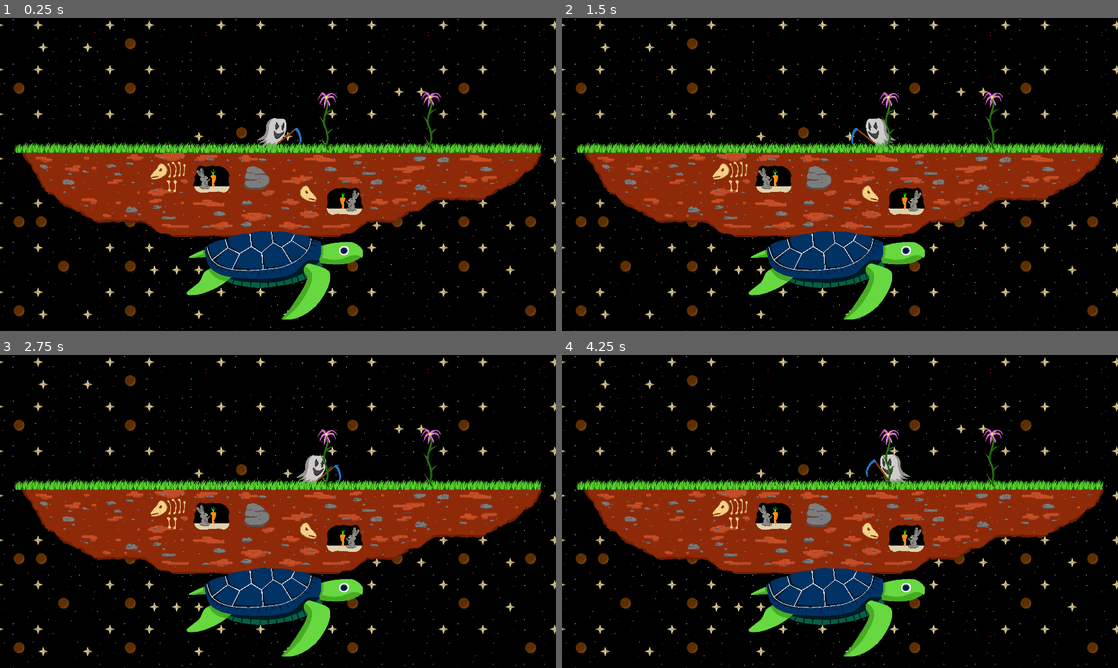
Above: before the commit, frames 1-4 (two rows, left to right).
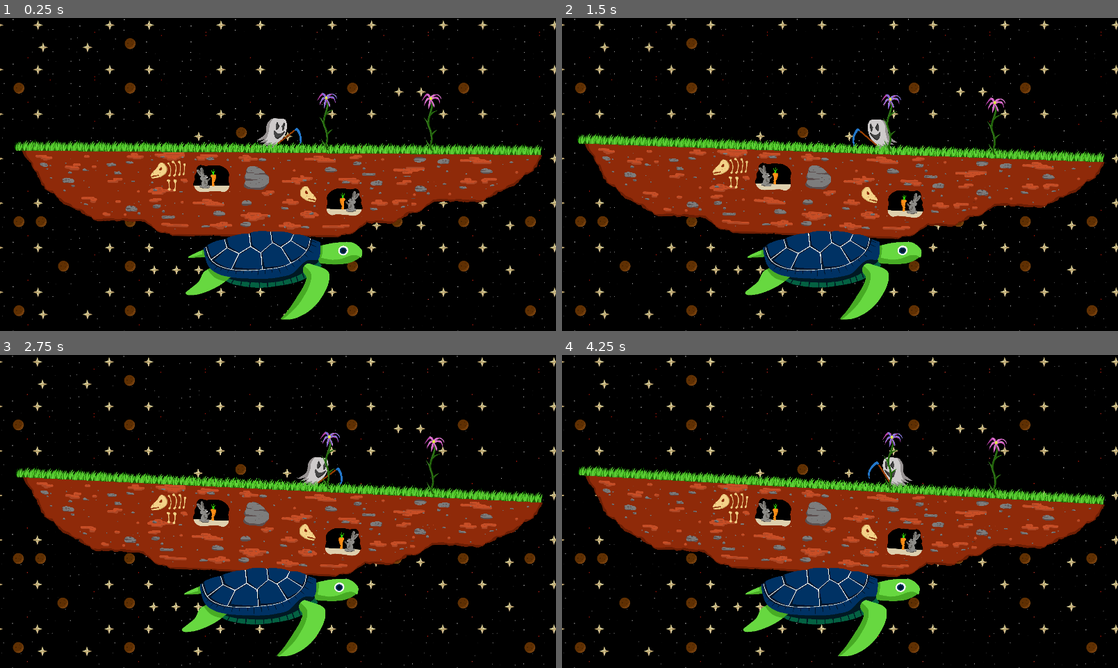
Above: after the commit, the same moments.

Repository: Stennsen/Elephanturtle
Game: Godot game, scene res://scenes/level/diskworld.tscn
Two runs of this game, one before a commit and one after it. Both use one fixed random seed, a clock stepped at 60 frames per second and the inputs below. The project has no main scene, so this scene is started directly.
Inputs:
- Up to frame 1 (0.25 s): no input
- Up to frame 2 (1.5 s): hold D (right) 0.53-1.28 s; hold E (crop) 0.53-1.28 s; hold A (left) from 1.28 s (still down); tap E (crop) at 1.35 s
- Up to frame 3 (2.75 s): release A (left) at 2.03 s; hold D (right) from 2.03 s (still down); hold E (crop) from 2.03 s (still down)
- Up to frame 4 (4.25 s): release E (crop) at 2.78 s; tap E (crop) at 2.85 s; release D (right) at 3.53 s; hold A (left) from 3.53 s (still down); hold E (crop) from 3.53 s (still down)

The runs differ from the first frame. In frame 1, 5.8% of the frame differs, in the area x 0-100%, y 0-100%; in frame 2, 13%; in frame 3, 15%; in frame 4, 16%.

Commit message:
added flower sound/general polish

Diff:
--- a/scenes/level/diskworld.gd
+++ b/scenes/level/diskworld.gd
@@ -10,6 +10,7 @@
 
 @export var daisy_scene: PackedScene
 @onready var crop_sound = $AudioStreamPlayer2D
+@onready var spawn_sound = $spawn_sound_file
 
 # tracks the balance of the world
 var balance = -0.45;
@@ -21,10 +22,7 @@
 func calculate_balance():
 	var total_weight = 0
 	for flower in flower_list:
-		if flower:
-			continue
 		var flower_zone = int(flower.global_position.x/ZONE_SPACING)
-
 		if flower_zone < 0:
 			total_weight += ZONE_MODIFIERS[flower_zone] * flower.WEIGHT
 		else:
@@ -86,9 +84,21 @@
 	daisy.rotation = direction
 	flower_list.push_back(daisy)
 	print(flower_list)
+	spawn_sound.play()
 	add_child(daisy)
 
 
 
 func _on_flowertimer_timeout():
 	pass # Replace with function body.
+
+
+func _on_border_right_body_entered(body):
+	if body.is_in_group("Ghost"):
+		print("too close to the right border")
+
+
+
+func _on_border_left_body_entered(body):
+	if body.is_in_group("Ghost"):
+		print("too close to the left border")
--- a/scenes/level/diskworld.tscn
+++ b/scenes/level/diskworld.tscn
@@ -9,6 +9,7 @@
 [ext_resource type="Texture2D" uid="uid://cifwf8dtm45mh" path="res://assets/graphics/level/231104_FGJ_turtle_animation_ae_00048.png" id="7_kq1tf"]
 [ext_resource type="AudioStream" uid="uid://csc7ib68hputh" path="res://scenes/entities/plants/daisy/stepping_on_leaf.wav" id="8_0k0lq"]
 [ext_resource type="PackedScene" uid="uid://dx3ap5ow707py" path="res://scenes/entities/plants/elephantflower/elephantflower.tscn" id="9_rscom"]
+[ext_resource type="AudioStream" uid="uid://0md5npg0tutx" path="res://scenes/entities/plants/daisy/flower_spawned.wav" id="10_qgu5k"]
 
 [sub_resource type="TileSetAtlasSource" id="TileSetAtlasSource_0cm3h"]
 texture = ExtResource("2_qflb5")
@@ -394,6 +395,9 @@
 sources/0 = SubResource("TileSetAtlasSource_nn7e4")
 sources/1 = SubResource("TileSetAtlasSource_typdf")
 
+[sub_resource type="RectangleShape2D" id="RectangleShape2D_8deuf"]
+size = Vector2(98, 167)
+
 [node name="diskworld" type="Node2D" groups=["Disc World"]]
 script = ExtResource("1_buow7")
 daisy_scene = ExtResource("2_82fbq")
@@ -439,4 +443,25 @@
 [node name="AudioStreamPlayer2D" type="AudioStreamPlayer2D" parent="."]
 stream = ExtResource("8_0k0lq")
 
+[node name="spawn_sound_file" type="AudioStreamPlayer2D" parent="."]
+stream = ExtResource("10_qgu5k")
+
+[node name="Border_Right" type="Area2D" parent="."]
+position = Vector2(2947, 246)
+metadata/_edit_group_ = true
+
+[node name="CollisionShape2D" type="CollisionShape2D" parent="Border_Right"]
+position = Vector2(39, -73.5)
+shape = SubResource("RectangleShape2D_8deuf")
+
+[node name="Border_Left" type="Area2D" parent="."]
+position = Vector2(-2941, 247)
+metadata/_edit_group_ = true
+
+[node name="CollisionShape2D" type="CollisionShape2D" parent="Border_Left"]
+position = Vector2(39, -73.5)
+shape = SubResource("RectangleShape2D_8deuf")
+
 [connection signal="timeout" from="Flowertimer" to="." method="_on_flowertimer_timeout"]
+[connection signal="body_entered" from="Border_Right" to="." method="_on_border_right_body_entered"]
+[connection signal="body_entered" from="Border_Left" to="." method="_on_border_left_body_entered"]
Not shown: 1 places in scenes/entities/plants/daisy/daisy.tscn that only renumber resources
Not shown: 1 places in scenes/level/diskworld.tscn that only renumber resources
